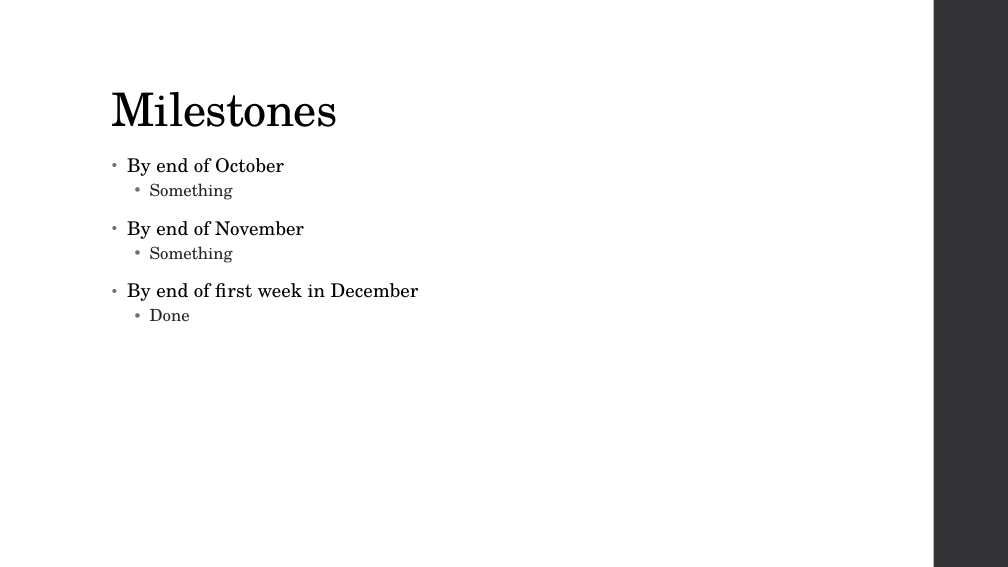
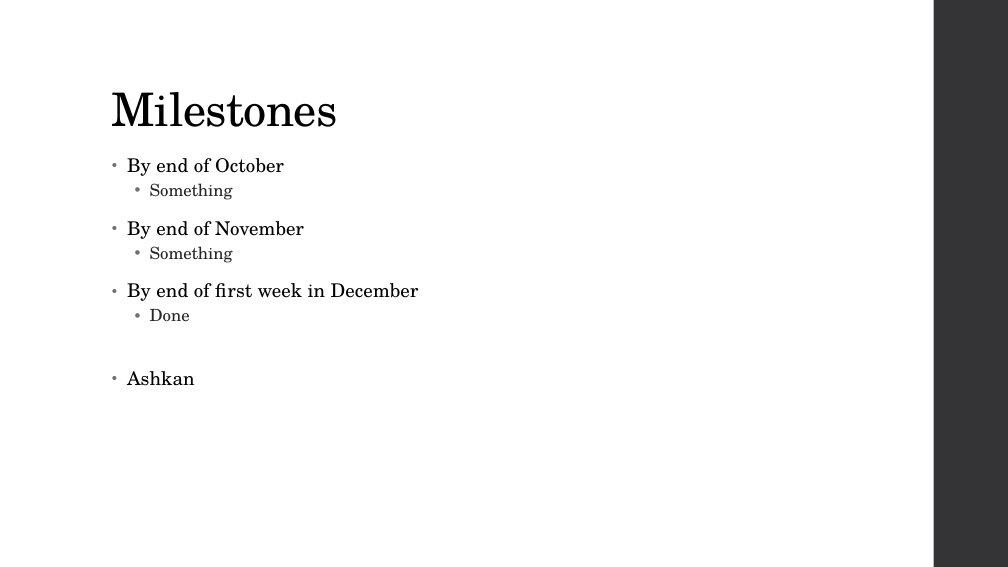
Before and after one commit to diederichk/StepCounter, a slide deck: slide 7 of ProposalPresentation/Proposal.pptx. Drawn at 1008x567 pixels with LibreOffice and Linux fonts; fonts in the diff are those of the drawing. Boxes give left, top, right and bottom in pixels: in the first picture for what was removed or moved away, otherwise in the second. Text is boxed around its words. In the diff, an @@ line names an element or a change of style, - is before the commit and + after.

```diff
--- a/ProposalPresentation/Proposal.pptx
+++ b/ProposalPresentation/Proposal.pptx
@@ text at [127,371,195,386]: paragraph added @@
+• Ashkan
```
Also in this commit, not shown: 5 other slides changed, 2 other files.
